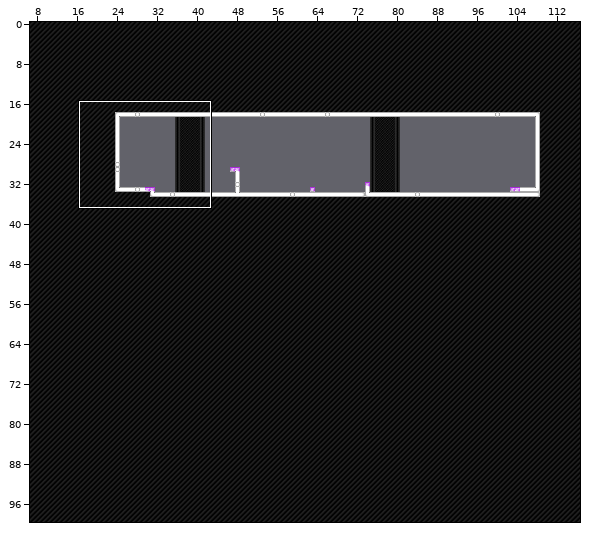
Level history. Tiled map (JSON): assets/levels/level6.json. Above: a wide view before the commit, with the close-up outlined.
Close-up. First the earlier version:
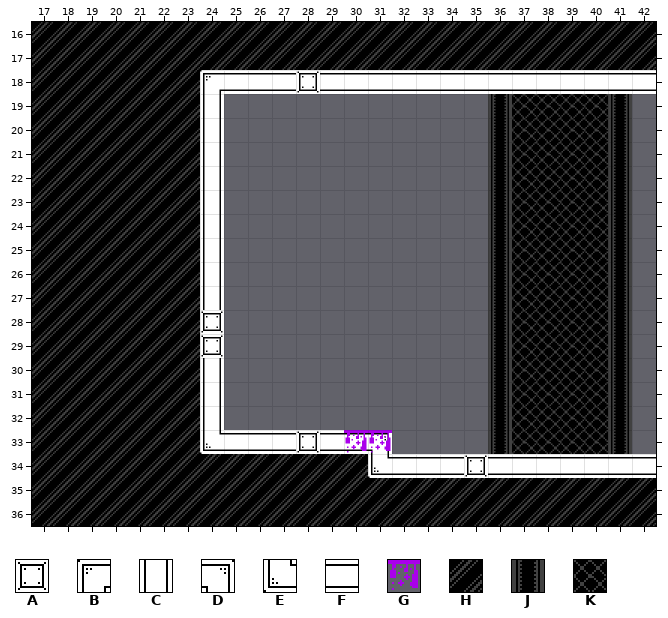
Cells are 32x32 px. Shown: x 17..42, y 16..36. The commit also changed other parts of the map, which this record leaves out.
Key: from "tilemap": A 11, B 27, C 28, D 29, E 35, F 36, G 40, H 60, J 62, K 63.
_ is an empty cell, # one hidden under a higher layer.
Layer "Tile Layer 1" before, first column x 17:
16 HHHHHHHHHHHHHHHHHHHHHHHHHH
17 HHHHHHHHHHHHHHHHHHHHHHHHHH
18 HHHHHHHBFFF#FFFFFFFFFFFFFF
19 HHHHHHHC__________________
20 HHHHHHHC__________________
21 HHHHHHHC__________________
22 HHHHHHHC__________________
23 HHHHHHHC__________________
24 HHHHHHHC__________________
25 HHHHHHHC__________________
26 HHHHHHHC__________________
27 HHHHHHHC__________________
28 HHHHHHH#__________________
29 HHHHHHH#__________________
30 HHHHHHHC__________________
31 HHHHHHHC__________________
32 HHHHHHHC__________________
33 HHHHHHHEFFF#FFD___________
34 HHHHHHHHHHHHHHEFFF#FFFFFFF
35 HHHHHHHHHHHHHHHHHHHHHHHHHH
36 HHHHHHHHHHHHHHHHHHHHHHHHHH
Layer "Tile Layer 2" before, first column x 17:
16 __________________________
17 __________________________
18 ___________A______________
19 ___________________JKKKKJ_
20 ___________________JKKKKJ_
21 ___________________JKKKKJ_
22 ___________________JKKKKJ_
23 ___________________JKKKKJ_
24 ___________________JKKKKJ_
25 ___________________JKKKKJ_
26 ___________________JKKKKJ_
27 ___________________JKKKKJ_
28 _______A___________JKKKKJ_
29 _______A___________JKKKKJ_
30 ___________________JKKKKJ_
31 ___________________JKKKKJ_
32 ___________________JKKKKJ_
33 ___________A_GG____JKKKKJ_
34 __________________A_______
35 __________________________
36 __________________________
After:
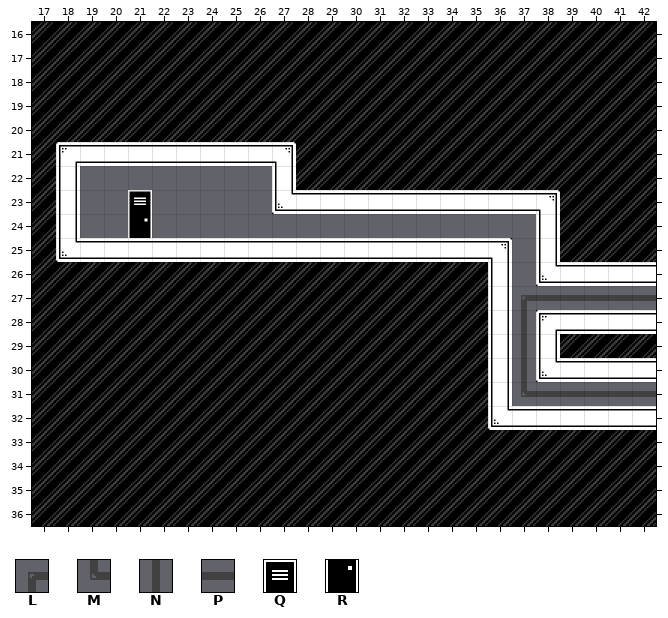
Further tiles: from "tilemap": L 0, M 8, N 16, P 17, Q 48, R 56.
From old to new:
{"where": "layer \"Tile Layer 1\""}
{"y":18,"x":24,"old":"BFFF#FFFFFFFFFFFFFF","new":"HHHHHHHHHHHHHHHHHHH"}
{"y":19,"x":24,"old":"C__________________","new":"HHHHHHHHHHHHHHHHHHH"}
{"y":20,"x":24,"old":"C__________________","new":"HHHHHHHHHHHHHHHHHHH"}
{"y":21,"x":18,"old":"HHHHHHC__________________","new":"BFFFFFFFFDHHHHHHHHHHHHHHH"}
{"y":22,"x":18,"old":"HHHHHHC","new":"C______"}
{"y":22,"x":27,"old":"________________","new":"CHHHHHHHHHHHHHHH"}
{"y":23,"x":18,"old":"HHHHHHC","new":"C______"}
{"y":23,"x":27,"old":"________________","new":"EFFFFFFFFFFDHHHH"}
{"y":24,"x":18,"old":"HHHHHHC","new":"C______"}
{"y":24,"x":38,"old":"_____","new":"CHHHH"}
{"y":25,"x":18,"old":"HHHHHHC____________","new":"EFFFFFFFFFFFFFFFFFD"}
{"y":25,"x":38,"old":"_____","new":"CHHHH"}
{"y":26,"x":24,"old":"C____________","new":"HHHHHHHHHHHHC"}
{"y":26,"x":38,"old":"_____","new":"EFFFF"}
{"y":27,"x":24,"old":"C____________","new":"HHHHHHHHHHHHC"}
{"y":28,"x":24,"old":"#____________","new":"HHHHHHHHHHHHC"}
{"y":28,"x":38,"old":"_____","new":"BFFFF"}
{"y":29,"x":24,"old":"#____________","new":"HHHHHHHHHHHHC"}
{"y":29,"x":38,"old":"_____","new":"CHHHH"}
{"y":30,"x":24,"old":"C____________","new":"HHHHHHHHHHHHC"}
{"y":30,"x":38,"old":"_____","new":"EFFFF"}
{"y":31,"x":24,"old":"C____________","new":"HHHHHHHHHHHHC"}
{"y":32,"x":24,"old":"C__________________","new":"HHHHHHHHHHHHEFFFFFF"}
{"y":33,"x":24,"old":"EFFF#FFD___________","new":"HHHHHHHHHHHHHHHHHHH"}
{"y":34,"x":31,"old":"EFFF#FFFFFFF","new":"HHHHHHHHHHHH"}
{"where": "layer \"Tile Layer 2\""}
{"y":18,"x":28,"old":"A","new":"_"}
{"y":19,"x":36,"old":"JKKKKJ","new":"______"}
{"y":20,"x":36,"old":"JKKKKJ","new":"______"}
{"y":21,"x":36,"old":"JKKKKJ","new":"______"}
{"y":22,"x":36,"old":"JKKKKJ","new":"______"}
{"y":23,"x":21,"old":"_","new":"Q"}
{"y":23,"x":36,"old":"JKKKKJ","new":"______"}
{"y":24,"x":21,"old":"_","new":"R"}
{"y":24,"x":36,"old":"JKKKKJ","new":"______"}
{"y":25,"x":36,"old":"JKKKKJ","new":"______"}
{"y":26,"x":36,"old":"JKKKKJ","new":"______"}
{"y":27,"x":36,"old":"JKKKKJ_","new":"_LPPPPP"}
{"y":28,"x":24,"old":"A","new":"_"}
{"y":28,"x":36,"old":"JKKKKJ","new":"_N____"}
{"y":29,"x":24,"old":"A","new":"_"}
{"y":29,"x":36,"old":"JKKKKJ","new":"_N____"}
{"y":30,"x":36,"old":"JKKKKJ","new":"_N____"}
{"y":31,"x":36,"old":"JKKKKJ_","new":"_MPPPPP"}
{"y":32,"x":36,"old":"JKKKKJ","new":"______"}
{"y":33,"x":28,"old":"A","new":"_"}
{"y":33,"x":30,"old":"GG","new":"__"}
{"y":33,"x":36,"old":"JKKKKJ","new":"______"}
{"y":34,"x":35,"old":"A","new":"_"}
